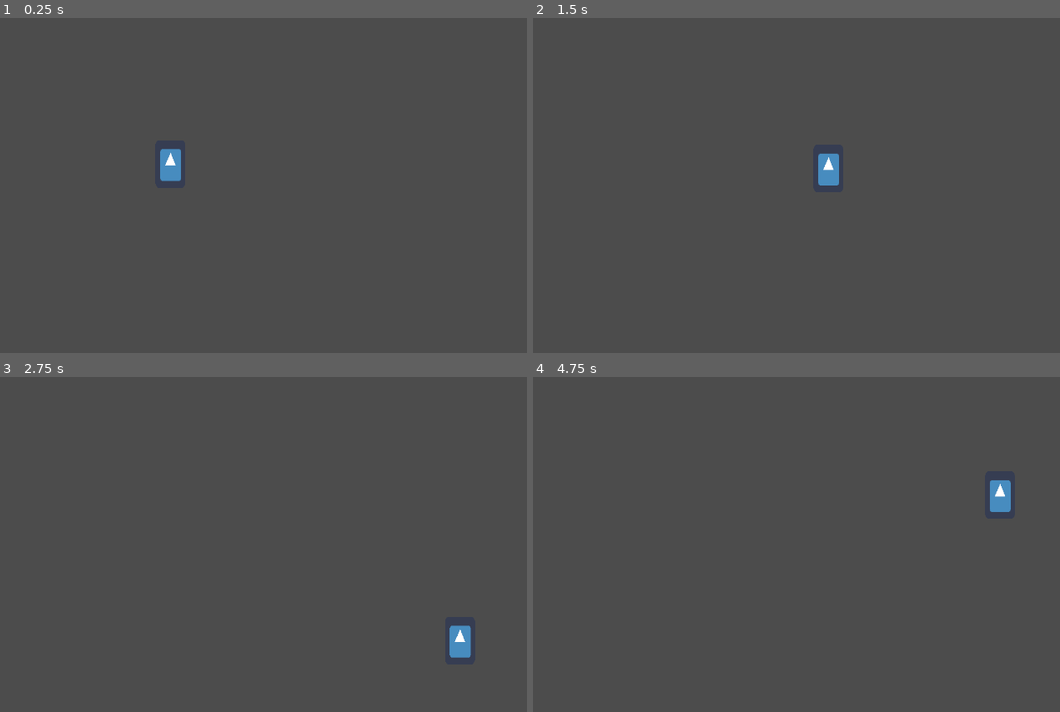
Above: before the commit, frames 1-4 (two rows, left to right).
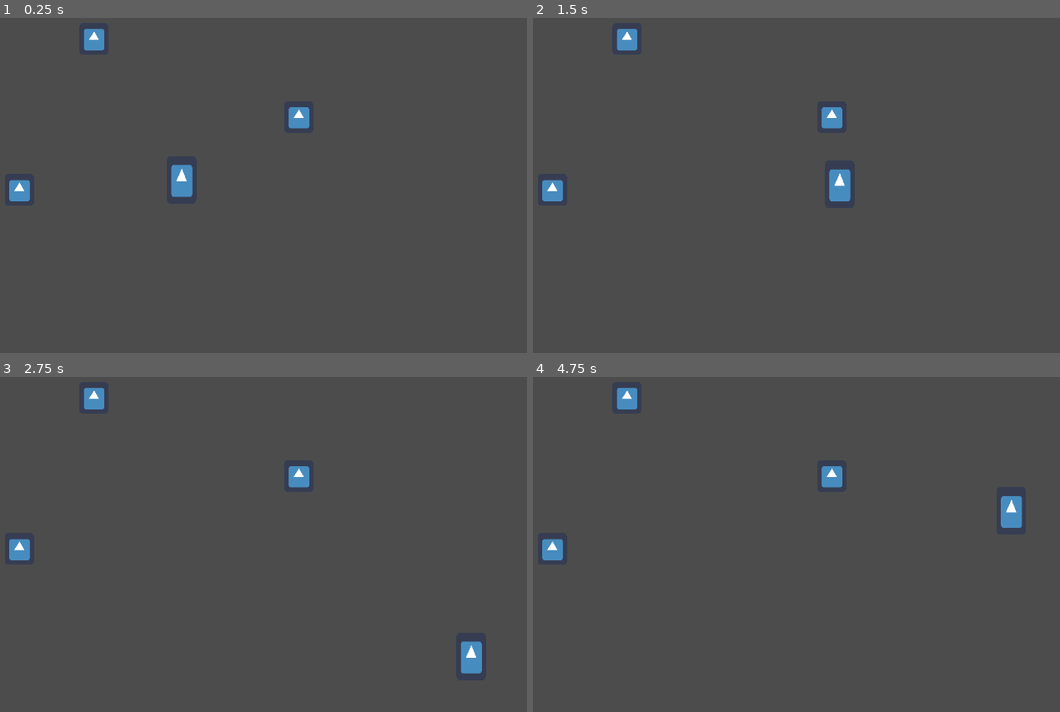
Above: after the commit, the same moments.

Repository: guimafelipe/recycle
Game: Godot game, scene res://Scenes/Teste.tscn
Same seed, same stepped clock (60 frames per second), same inputs: the game is played once before the commit and once after it. The engine's default icon, where the game draws it, is replaced by a stand-in: a white triangle on a blue panel in a dark square.
Inputs:
- Up to frame 1 (0.25 s): no input
- Up to frame 2 (1.5 s): tap Enter at 0.5 s; hold D (move_right) 0.53-1.28 s; hold S (move_down) from 1.28 s (still down)
- Up to frame 3 (2.75 s): release S (move_down) at 2.03 s; hold D (move_right) from 2.03 s (still down)
- Up to frame 4 (4.75 s): release D (move_right) at 2.78 s; hold W (move_up) 2.78-3.53 s; tap Space at 3.5 s; hold A (move_left) from 3.53 s (still down); tap Enter at 4.25 s

The runs differ from the first frame. In frame 1, 1.4% of the frame differs, in the area x 1-59%, y 3-55%; in frame 2, 1.4%; in frame 3, 1.4%; in frame 4, 1.4%.

Commit message:
terminando recursos e adicionando mais alguns

Diff:
--- a/Resources/Recurso.gd
+++ b/Resources/Recurso.gd
@@ -1,6 +1,6 @@
 extends Resource
 class_name Recurso
 
-export(int) var tipo
+export(Enums.RecursoTipo) var tipo
 export(Texture) var textura
 export(String, MULTILINE) var description
--- a/Scenes/Amdre.gd
+++ b/Scenes/Amdre.gd
@@ -1,8 +1,9 @@
 extends KinematicBody2D
+class_name Amdre
 
-export(float) var MAX_SPEED = 5.0
-export(float) var ACCELERATION = 20
-export(float) var FRICTION = 250
+export(float) var MAX_SPEED = 300
+export(float) var ACCELERATION = 400
+export(float) var FRICTION = 500
 
 var velocity : Vector2 = Vector2(0,0)
 
--- /dev/null
+++ b/Scenes/Recurso.tscn
@@ -0,0 +1,21 @@
+[gd_scene load_steps=5 format=2]
+
+[ext_resource path="res://icon.png" type="Texture" id=1]
+[ext_resource path="res://Scenes/RecursoNode.gd" type="Script" id=2]
+[ext_resource path="res://Resources/Papel.tres" type="Resource" id=3]
+
+[sub_resource type="CircleShape2D" id=1]
+radius = 27.1942
+
+[node name="RecursoNode" type="Sprite"]
+scale = Vector2( 0.614153, 0.666769 )
+texture = ExtResource( 1 )
+script = ExtResource( 2 )
+recurso = ExtResource( 3 )
+
+[node name="Area2D" type="Area2D" parent="."]
+
+[node name="CollisionShape2D" type="CollisionShape2D" parent="Area2D"]
+shape = SubResource( 1 )
+
+[connection signal="body_entered" from="Area2D" to="." method="_on_body_entered"]
--- /dev/null
+++ b/Scenes/RecursoNode.gd
@@ -0,0 +1,21 @@
+extends Sprite
+class_name RecursoNode
+
+export(Resource) var recurso = recurso as Recurso
+onready var tipo setget , get_tipo
+
+
+func _ready():
+	if recurso:
+		texture = recurso.textura
+
+
+func get_tipo(): # -> Enums.RecursoTipo
+	return recurso.tipo
+
+
+func _on_body_entered(body : Amdre):
+	if body:
+		#aumentar contador do meu tipo
+		Events.emit_signal("recurso_coletado", recurso)
+		queue_free()
--- a/Scenes/Teste.tscn
+++ b/Scenes/Teste.tscn
@@ -1,10 +1,18 @@
-[gd_scene load_steps=2 format=2]
+[gd_scene load_steps=3 format=2]
 
 [ext_resource path="res://Scenes/Amdre.tscn" type="PackedScene" id=1]
+[ext_resource path="res://Scenes/Recurso.tscn" type="PackedScene" id=2]
 
 [node name="Teste" type="Node2D"]
 
 [node name="Amdre" parent="." instance=ExtResource( 1 )]
-position = Vector2( 418.294, 275.923 )
-MAX_SPEED = 300.0
-ACCELERATION = 400.0
+position = Vector2( 433.413, 297.342 )
+
+[node name="Papel" parent="." instance=ExtResource( 2 )]
+position = Vector2( 314.98, 107.093 )
+
+[node name="Papel2" parent="." instance=ExtResource( 2 )]
+position = Vector2( 214.187, 311.201 )
+
+[node name="Papel3" parent="." instance=ExtResource( 2 )]
+position = Vector2( 591.681, 212.559 )
--- /dev/null
+++ b/Singletons/Events.gd
@@ -0,0 +1,3 @@
+extends Node
+
+signal recurso_coletado(recurso)
--- a/project.godot
+++ b/project.godot
@@ -9,6 +9,11 @@
 config_version=4
 
 _global_script_classes=[ {
+"base": "KinematicBody2D",
+"class": "Amdre",
+"language": "GDScript",
+"path": "res://Scenes/Amdre.gd"
+}, {
 "base": "Resource",
 "class": "Item",
 "language": "GDScript",
@@ -18,10 +23,17 @@
 "class": "Recurso",
 "language": "GDScript",
 "path": "res://Resources/Recurso.gd"
+}, {
+"base": "Sprite",
+"class": "RecursoNode",
+"language": "GDScript",
+"path": "res://Scenes/RecursoNode.gd"
 } ]
 _global_script_class_icons={
+"Amdre": "",
 "Item": "",
-"Recurso": ""
+"Recurso": "",
+"RecursoNode": ""
 }
 
 [application]
@@ -33,6 +45,7 @@
 [autoload]
 
 Enums="*res://Singletons/Enums.gd"
+Events="*res://Singletons/Events.gd"
 
 [display]
 
@@ -62,6 +75,11 @@
 "events": [ Object(InputEventKey,"resource_local_to_scene":false,"resource_name":"","device":0,"alt":false,"shift":false,"control":false,"meta":false,"command":false,"pressed":false,"scancode":83,"unicode":0,"echo":false,"script":null)
  ]
 }
+Interact={
+"deadzone": 0.5,
+"events": [ Object(InputEventKey,"resource_local_to_scene":false,"resource_name":"","device":0,"alt":false,"shift":false,"control":false,"meta":false,"command":false,"pressed":false,"scancode":69,"unicode":0,"echo":false,"script":null)
+ ]
+}
 
 [physics]
 
